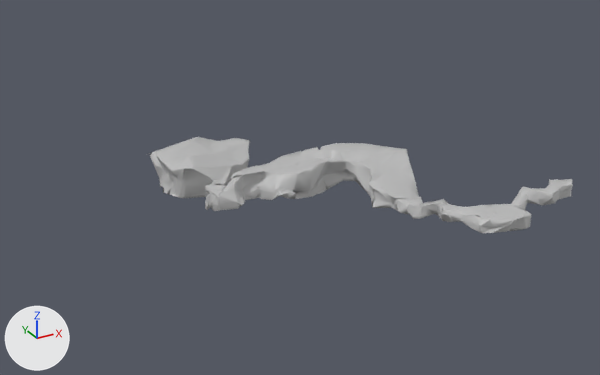
An edit to the FBX model Unity_Project/Project_Vrij/Assets/Art/Environment/Grotten/grot10.fbx, drawn before and after from the same camera.
The view is the same before and after, from a camera (50 mm lens) standing at (-91.4, -133.8, 72.9) and looking at (-9.7, 14.6, -1.3). Arrows for +X, +Y and +Z are at lower left; the lights stay in place. Where no turn or scale is listed for an object, it has been applied to the vertices.

Objects in the first picture: 'grpt4_scene:pCube1'.
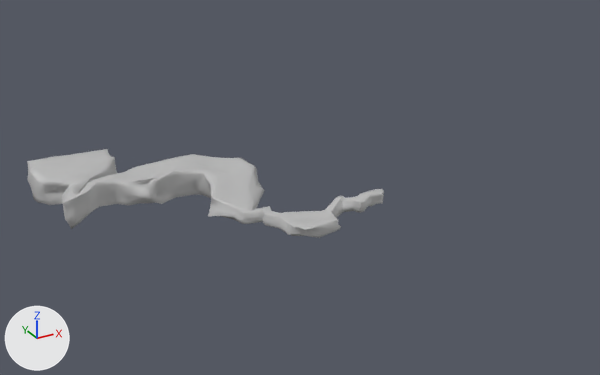
Location of each change, [x1, y1, x2, y2] in pixels of the pictures (600 x 375 px):
'grpt4_scene:pCube1', deleted
    before: [148, 137, 573, 233]
'grpt4_scene1:pCube1', added
    after: [27, 149, 384, 238]

Diff of the bpy script that builds the scene:
```diff
--- a/Unity_Project/Project_Vrij/Assets/Art/Environment/Grotten/grot10.fbx.py
+++ b/Unity_Project/Project_Vrij/Assets/Art/Environment/Grotten/grot10.fbx.py
@@ me_mesh_001_1 @@
+me_mesh_001_1.from_pydata(...)  # 1840 vertices, 1838 faces; spans x -59.2..2.5, y -4.2..71.0, z -12.0..1.4
+me_mesh_001_1.materials.append(mat_lambert1)  # grey #bcbcbc
@@ ob_grpt4_scene_pcube1 @@
-ob_grpt4_scene_pcube1 = bpy.data.objects.new('grpt4_scene:pCube1', me_mesh_001)
-ob_grpt4_scene_pcube1.location = (23.1, -29.7, 8.4)
@@ ob_grpt4_scene1_pcube1 @@
+ob_grpt4_scene1_pcube1 = bpy.data.objects.new('grpt4_scene1:pCube1', me_mesh_001_1)
+ob_grpt4_scene1_pcube1.location = (0.0, 0.0, 0.0)
```
